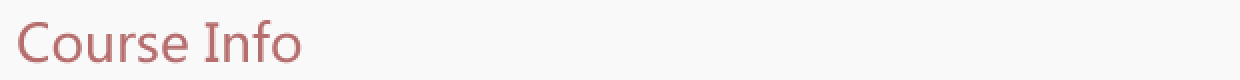
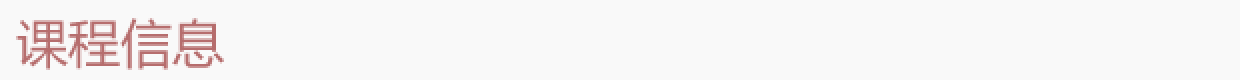
Before/after of a 1240 × 80 layered artwork. What changed in the layer stack:
renamed "Course Info" to "课程信息", painted on it over bbox(16, 18, 302, 70)
